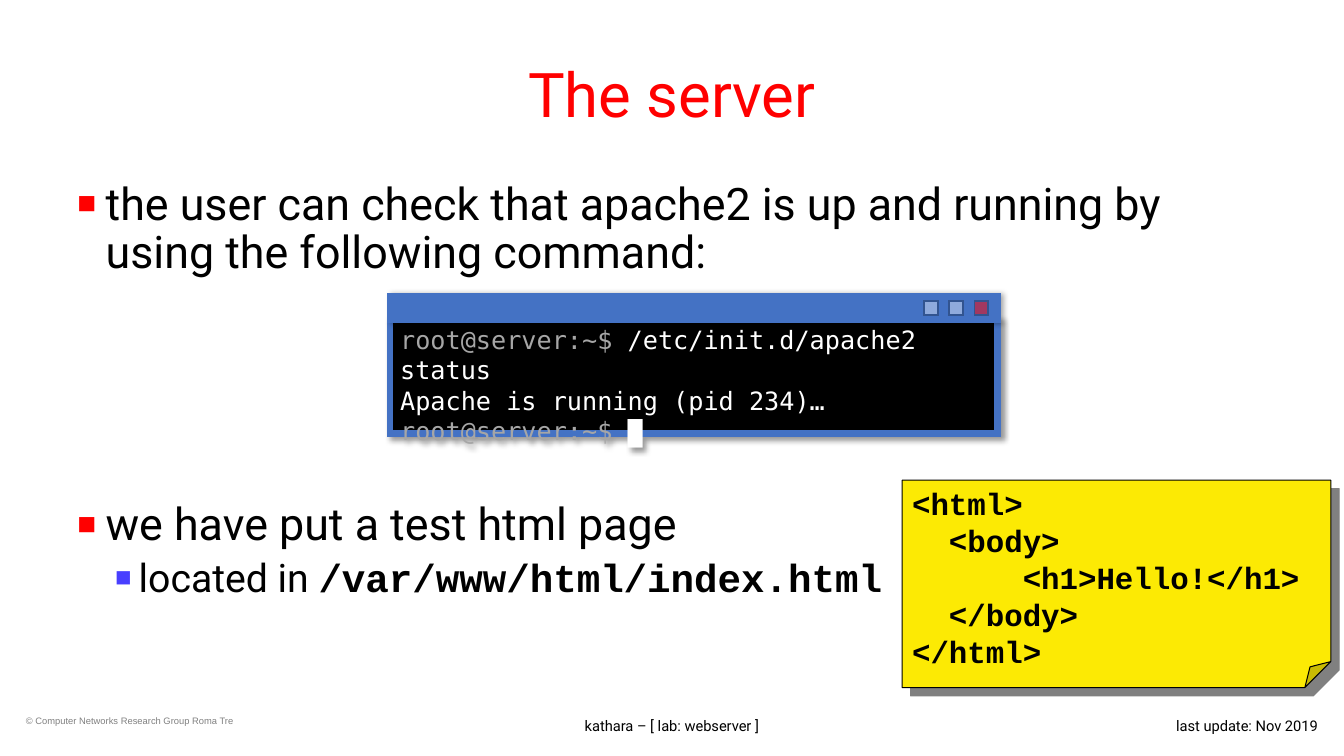
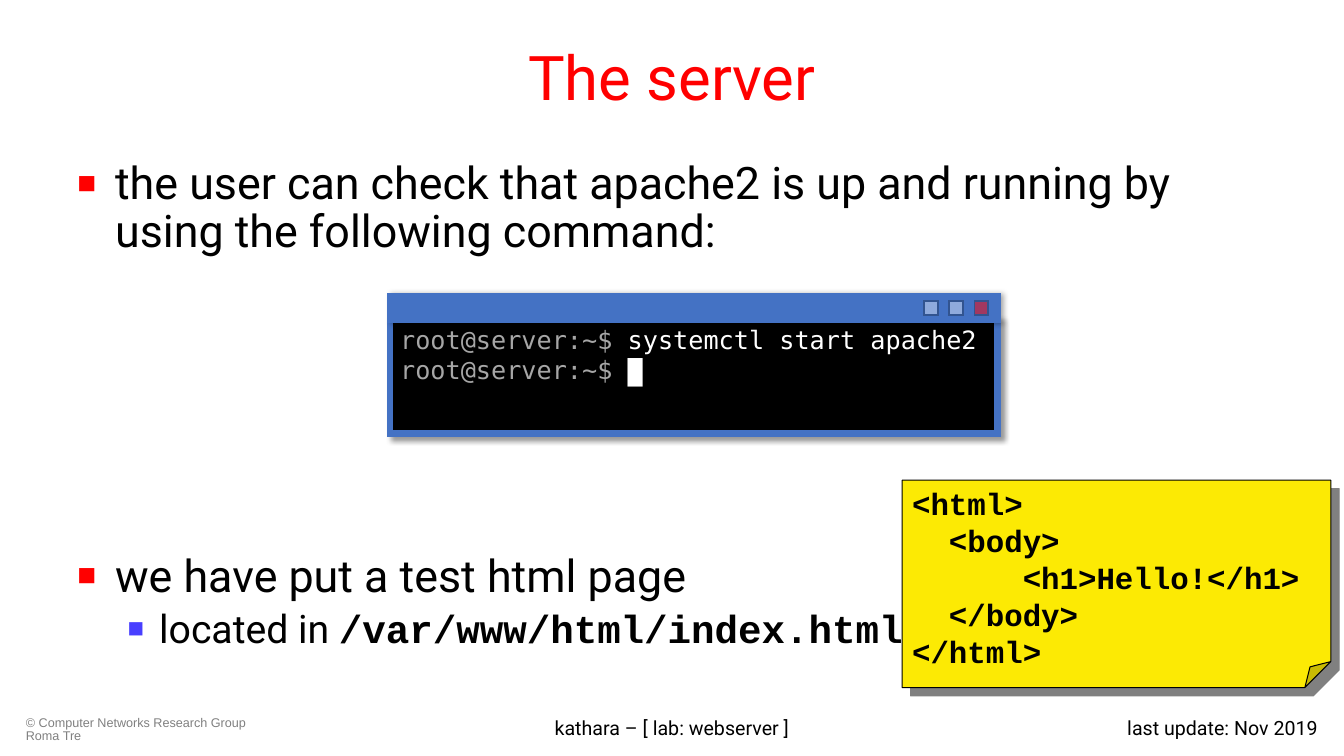
Before and after one commit to KatharaFramework/Kathara-Labs, a slide deck: slide 5 of main-labs/application-level/web-server/008-kathara-lab_web-server.pptx. Drawn at 1344x756 pixels with LibreOffice and Linux fonts; fonts in the diff are those of the drawing; background and template pictures are left out. Boxes give left, top, right and bottom in pixels: in the first picture for what was removed or moved away, otherwise in the second. Text is boxed around its words. In the diff, an @@ line names an element or a change of style, - is before the commit and + after.

Commit message:
Updated webserver slides

```diff
--- a/main-labs/application-level/web-server/008-kathara-lab_web-server.pptx
+++ b/main-labs/application-level/web-server/008-kathara-lab_web-server.pptx
@@ title "The server": place and size @@
-title "The server" at <box>528,70,816,118</box>
+title "The server" at <box>528,53,816,101</box>
@@ text "the user can check that ...": place and size @@
-text "the user can check that ..." at <box>106,186,1160,593</box>
+text "the user can check that ..." at <box>115,165,1170,654</box>
@@ text "the user can check that ..." at <box>115,165,1170,654</box>: indent changed @@
@@ text in rectangle at <box>400,329,976,355</box>: text changed @@
-root@server:~$ /etc/init.d/apache2 status
-Apache is running (pid 234)…
+root@server:~$ systemctl start apache2
@@ text "© Computer Networks Research Group ..." at <box>26,718,246,740</box>: size 6.8 to 9 pt @@
@@ text "kathara – [ lab: webserver ..." at <box>555,720,779,736</box>: size 10.5 to 14 pt @@
@@ text "last update: Nov 2019" at <box>1127,720,1318,739</box>: size 10.5 to 14 pt @@
```
Also in this commit, not shown: 12 other slides changed, 1 other file.
